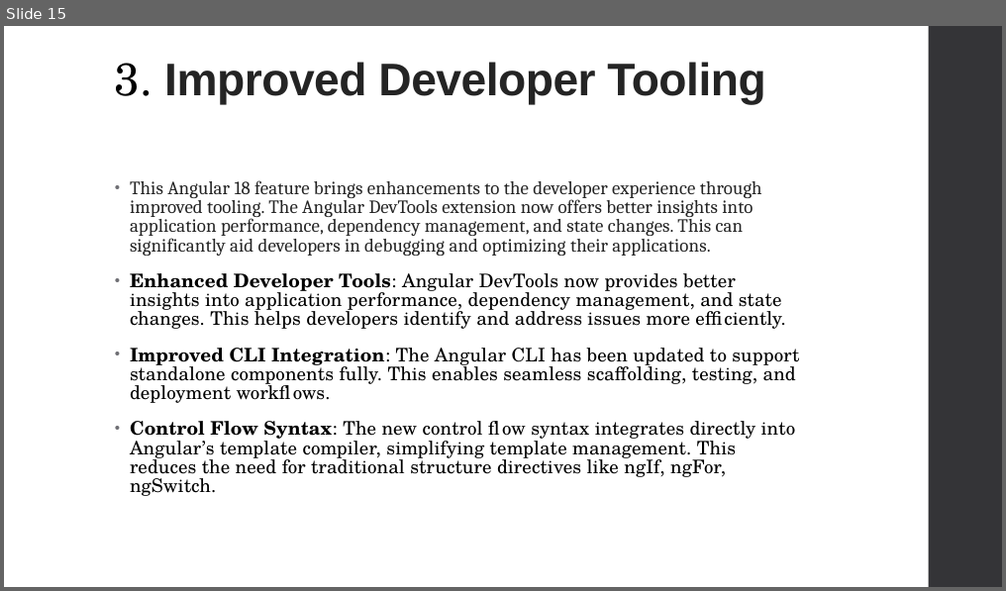
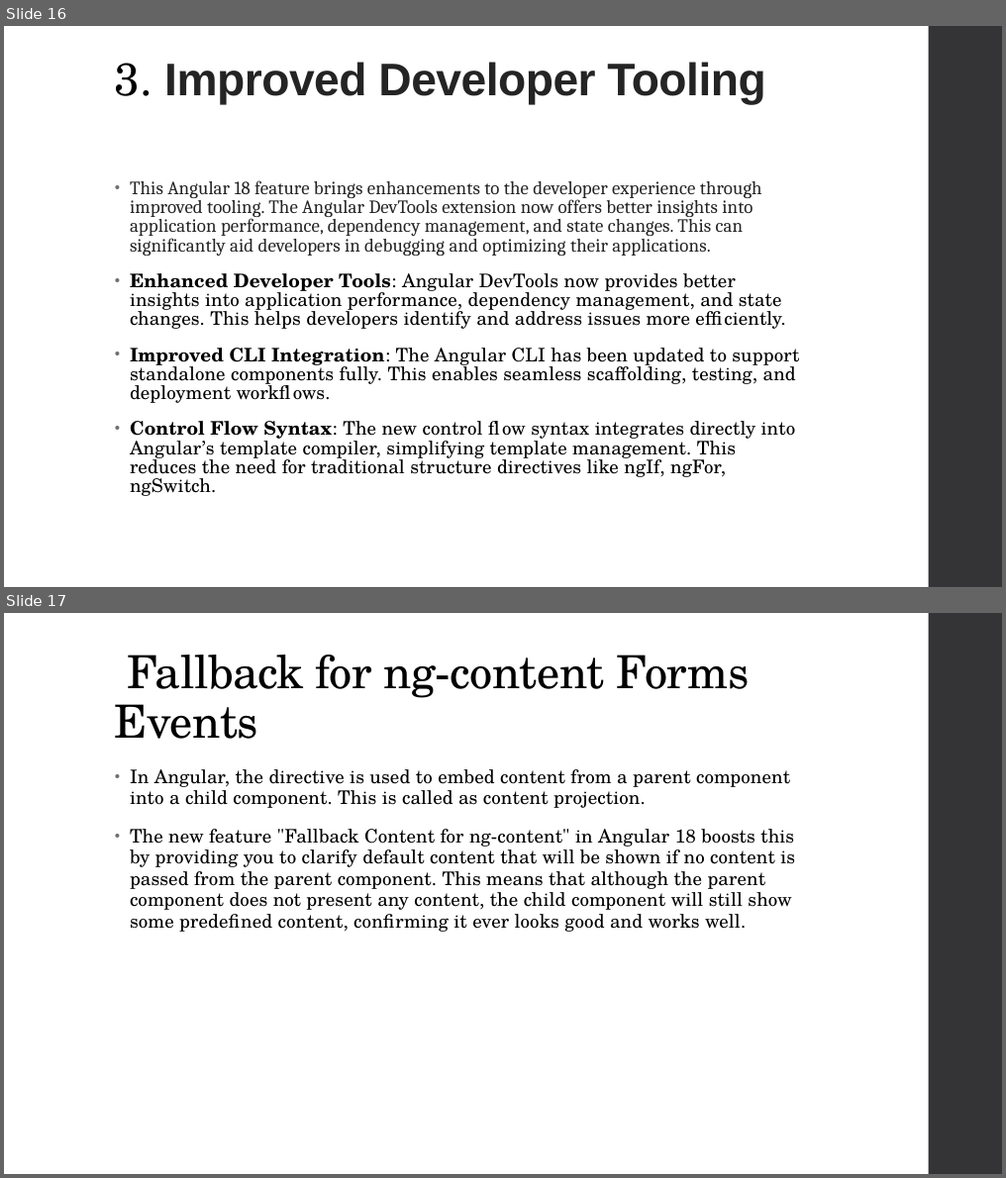
Before and after one commit to Abhijett/Streams, a slide deck: Signals.pptx. Shown one above the other, each under a label of ours: slide 15 before the commit, slides 16 and 17 after it. The pictures are 1006x591 and 1006x1178 pixels, drawn with LibreOffice and Linux fonts; fonts in the diff are those of the drawing. Boxes give left, top, right and bottom in pixels: in the first picture for what was removed or moved away, otherwise in the second. Text is boxed around its words. In the diff, an @@ line names an element or a change of style, - is before the commit and + after.

```diff
--- a/Signals.pptx
+++ b/Signals.pptx
@@ slide 17 added at [4,613,1002,1174], background #FFFFFF; not listed: 1 template element that a slide beside it also shows @@
@@ title added at [115,655,749,739], 44 pt, text #000000 @@
+Fallback for ng-content Forms Events
@@ text added at [130,769,795,932], 18 pt, text #000000 @@
+• In Angular, the directive is used to embed content from a parent component into a child component. This is called as content projection.
+• The new feature "Fallback Content for ng-content" in Angular 18 boosts this by providing you to clarify default content that will be shown if no content is passed from the parent component. This means that although the parent component does not present any content, the child component will still show some predefined content, confirming it ever looks good and works well.
@@ what was slide 15 is now slide 16 @@
```
Also in this commit, not shown: 3 slides changed, 10 other slides added, 2 slides removed.
